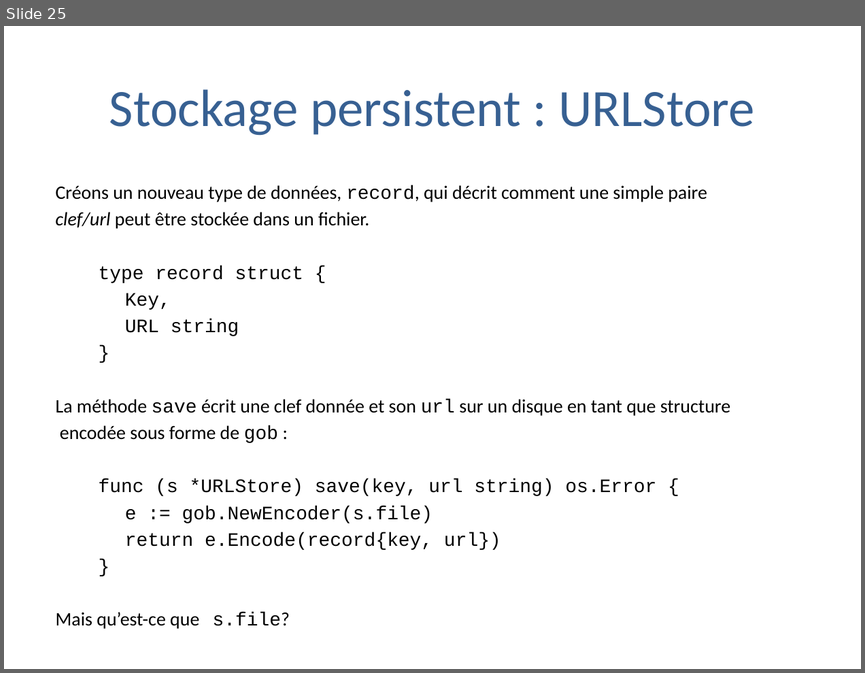
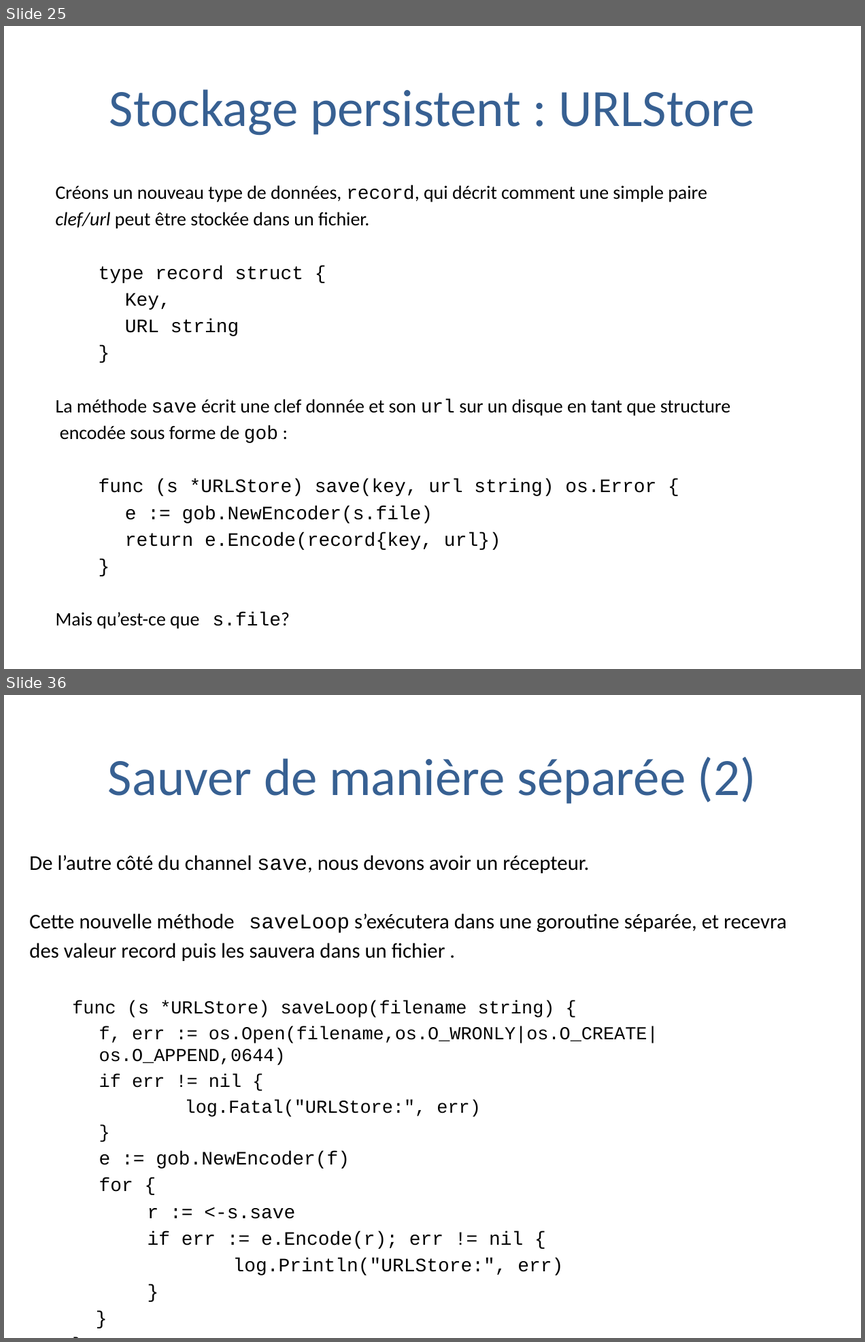
Before and after one commit to trash-anger/golang-france, a slide deck: Go-documentation/cours-general/Pratique de la programmation en go.pptx. Shown one above the other, each under a label of ours: slide 25 before the commit, slides 25 and 36 after it; the slides between them are not shown. The pictures are 865x673 and 865x1342 pixels, drawn with LibreOffice and Linux fonts; fonts in the diff are those of the drawing; background and template pictures are left out. Boxes give left, top, right and bottom in pixels: in the first picture for what was removed or moved away, otherwise in the second. Text is boxed around its words. In the diff, an @@ line names an element or a change of style, - is before the commit and + after.

```diff
--- a/Go-documentation/cours-general/Pratique de la programmation en go.pptx
+++ b/Go-documentation/cours-general/Pratique de la programmation en go.pptx
@@ slide 36 added at (4, 695, 861, 1338), background #FFFFFF @@
@@ title added at (108, 757, 756, 804), 44 pt, text #376092 @@
+Sauver de manière séparée (2)
@@ text added at (29, 855, 787, 1275), 17.6 pt, text #000000 @@
+De l’autre côté du channel save, nous devons avoir un récepteur.
+Cette nouvelle méthode saveLoop s’exécutera dans une goroutine séparée, et recevra
+des valeur record puis les sauvera dans un fichier .
+  func (s *URLStore) saveLoop(filename string) {
+  f, err := os.Open(filename,os.O_WRONLY|os.O_CREATE|os.O_APPEND,0644)
+  if err != nil {
+  log.Fatal("URLStore:", err)
+  }
+  e := gob.NewEncoder(f)
+  for {
+r := <-s.save
+if err := e.Encode(r); err != nil {
+log.Println("URLStore:", err)
+}
+}
+  }
```
Also in this commit, not shown: 12 other slides added.
